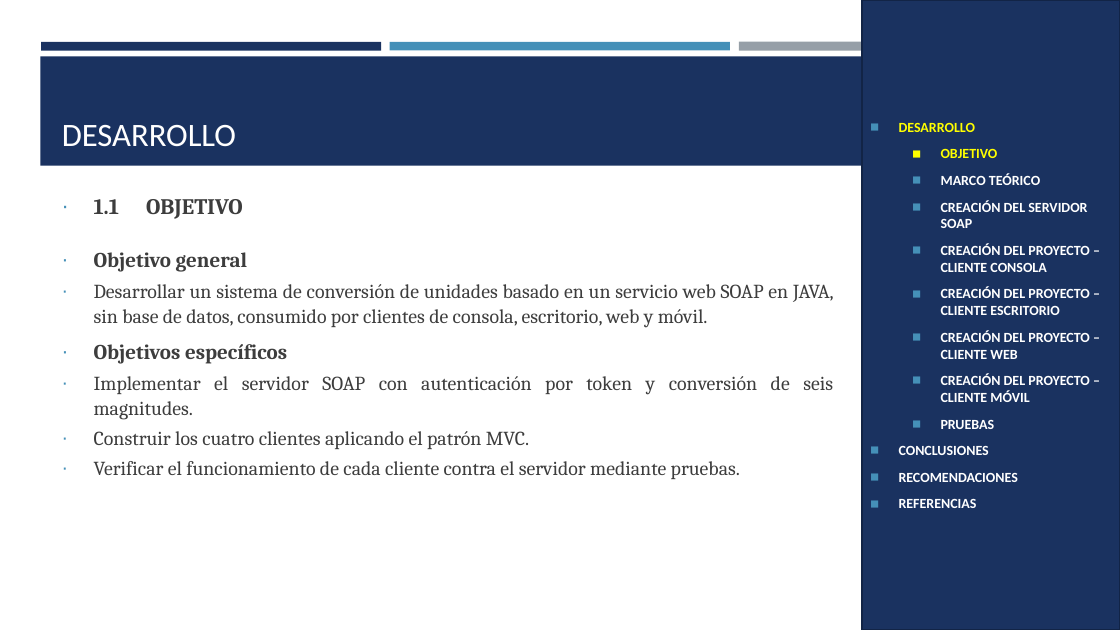
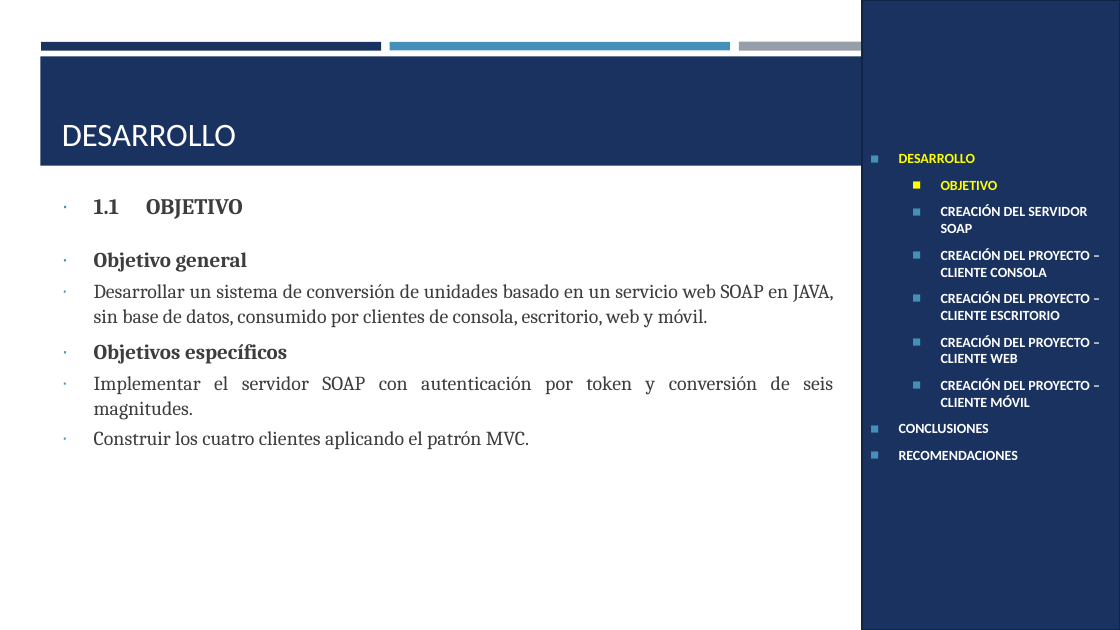
Before and after one commit to IMarcusDev/TI.1.1.-PAO202651_SOAP_JAVA_SINBDD_NRC_36883_GR04, a slide deck: slide 3 of 05. DOCUMENTACION/PRESENTACION TI.1.1. SOAP sin BDD en JAVA GR4.pptx. Drawn at 1120x630 pixels with LibreOffice and Linux fonts; fonts in the diff are those of the drawing. Boxes give left, top, right and bottom in pixels: in the first picture for what was removed or moved away, otherwise in the second. Text is boxed around its words. In the diff, an @@ line names an element or a change of style, - is before the commit and + after.

```diff
--- a/05. DOCUMENTACION/PRESENTACION TI.1.1. SOAP sin BDD en JAVA GR4.pptx
+++ b/05. DOCUMENTACION/PRESENTACION TI.1.1. SOAP sin BDD en JAVA GR4.pptx
@@ text in rectangle at (x1=941, y1=173, x2=1040, y2=185): paragraph removed @@
-  ◼ MARCO TEÓRICO
@@ text in rectangle at (x1=941, y1=420, x2=995, y2=429): paragraph removed @@
-  ◼ PRUEBAS
@@ text at (x1=94, y1=461, x2=740, y2=479): paragraph removed @@
-∙ Verificar el funcionamiento de cada cliente contra el servidor mediante pruebas.
@@ text in rectangle at (x1=899, y1=499, x2=977, y2=508): paragraph removed @@
-◼ REFERENCIAS
```
Also in this commit, not shown: 21 other slides changed, 7 slides removed.
